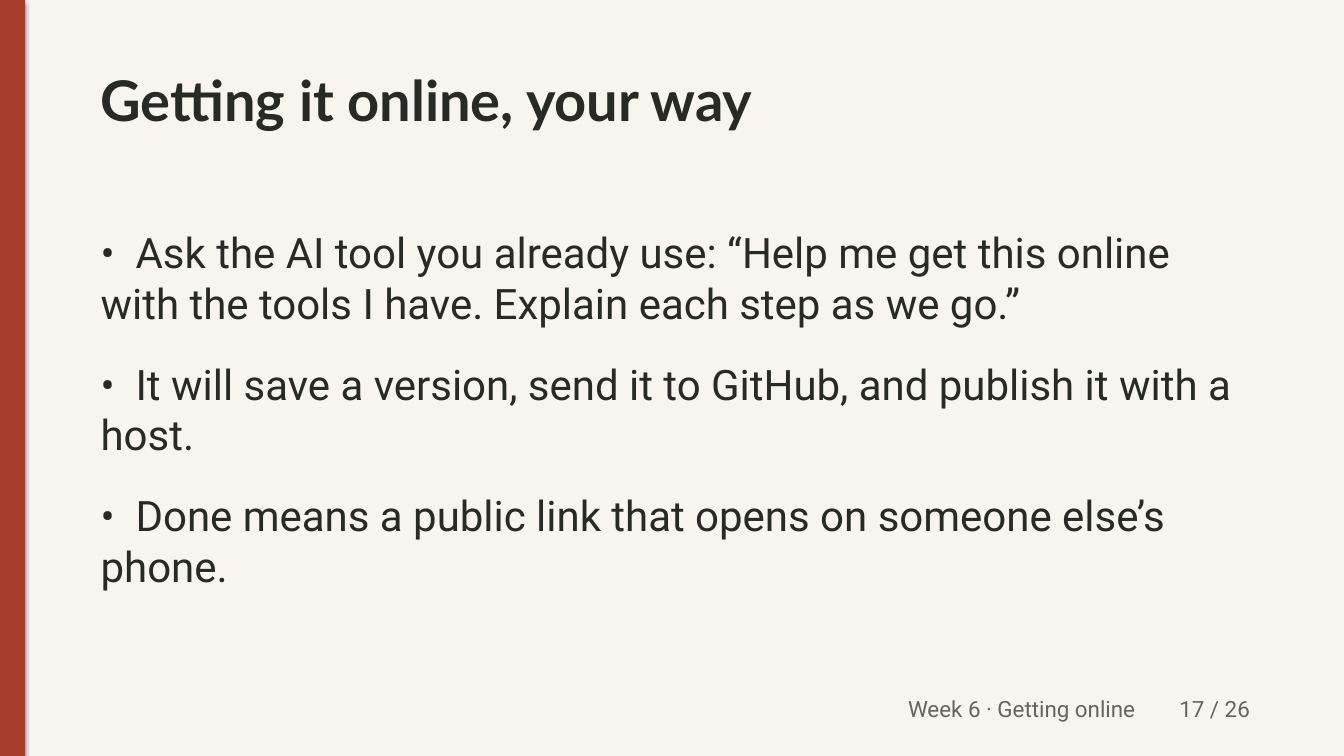
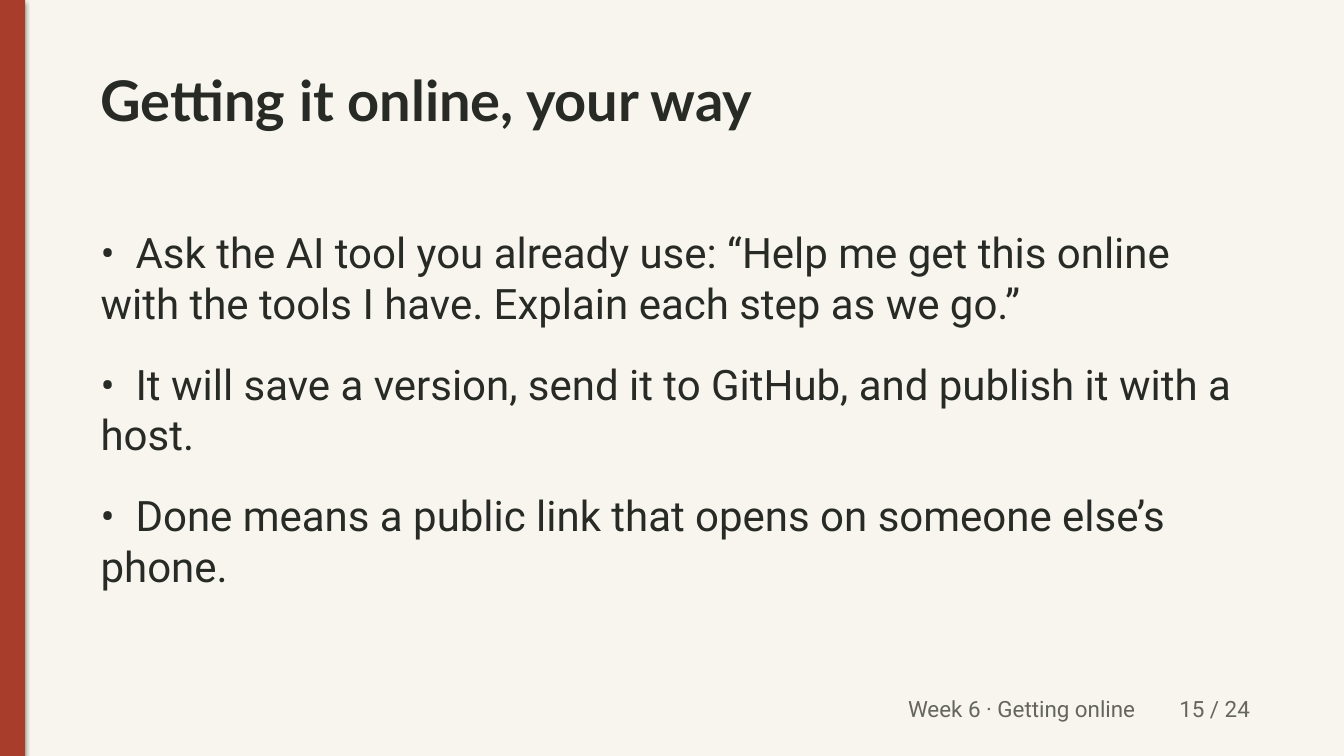
Before and after one commit to unforcedagi/learn-vibe-build-deck, a slide deck: slide 15 of lessons/week-6/_src/week6-lecture.pptx (slide 17 before the commit). Drawn at 1344x756 pixels with LibreOffice and Linux fonts; fonts in the diff are those of the drawing. Boxes give left, top, right and bottom in pixels: in the first picture for what was removed or moved away, otherwise in the second. Text is boxed around its words. In the diff, an @@ line names an element or a change of style, - is before the commit and + after.

Commit message:
Week 6 slides: class overview of builds + shared friction; merge design/feedback/debug; drop credits slide (Aaron) (#18)

```diff
--- a/lessons/week-6/_src/week6-lecture.pptx
+++ b/lessons/week-6/_src/week6-lecture.pptx
@@ text at (x1=908, y1=700, x2=1250, y2=722): text changed @@
-Week 6 · Getting online 17 / 26
+Week 6 · Getting online 15 / 24
```
Also in this commit, not shown: 21 other slides changed, 2 slides added, 4 slides removed, 5 other files.
